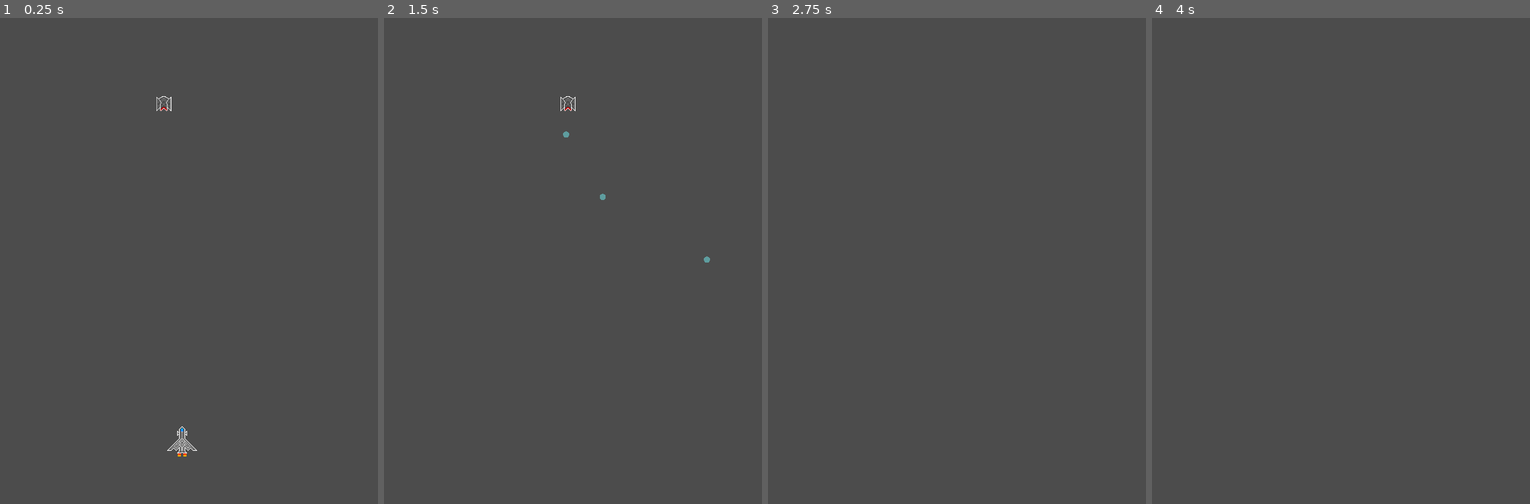
Above: before the commit, frames 1-4 (left to right).
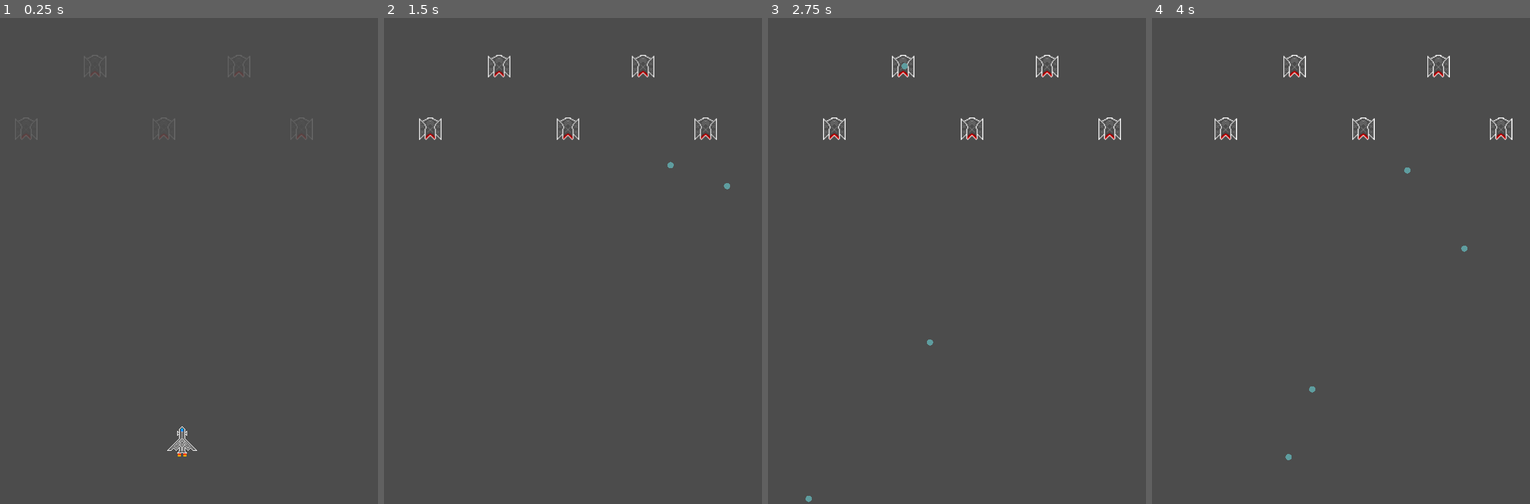
Above: after the commit, the same moments.

Repository: CAABAG/Pixel-Invaders
Game: Godot game, scene res://res/scenes/Main.tscn
Same seed, same stepped clock (60 frames per second), same inputs: the game is played once before the commit and once after it. The project has no main scene, so this scene is started directly.
Inputs (mouse positions are in pixels of both pictures, inside the frame that each line leads up to):
- Up to frame 1 (0.25 s): no input
- Up to frame 2 (1.5 s): move the mouse to (652, 226) at 0.52 s; hold Right (ui_right) 0.53-1.28 s; hold Ctrl 0.53-1.28 s; click (652, 226) at 0.67 s; tap Space at 0.77 s; move the mouse to (486, 280) at 1.27 s; hold Left (ui_left) from 1.28 s (still down); tap Ctrl at 1.35 s
- Up to frame 3 (2.75 s): tap Space at 1.52 s; tap Enter at 2 s; move the mouse to (991, 144) at 2.02 s; release Left (ui_left) at 2.03 s; hold Right (ui_right) from 2.03 s (still down); hold Ctrl from 2.03 s (still down)
- Up to frame 4 (4 s): move the mouse to (1314, 353) at 2.77 s; release Ctrl at 2.78 s; tap Ctrl at 2.85 s; click (1314, 353) at 2.92 s; tap Space at 3.02, 3.77 s; move the mouse to (1454, 329) at 3.52 s; release Right (ui_right) at 3.53 s; hold Left (ui_left) from 3.53 s (still down); hold Ctrl from 3.53 s (still down)

The runs differ from the first frame. In frame 1, 0.2% of the frame differs, in the area x 3-83%, y 7-26%; in frame 2, 0.7%, in the area x 9-92%, y 7-51%; in frame 3, 0.7%; in frame 4, 0.7%.

Commit message:
Add levels (#22)
* Add two levels and their handling

* Adjust enemies' scale and position initialisation

* Adjust Player's shooting interval

Diff:
--- a/res/scenes/Enemy.tscn
+++ b/res/scenes/Enemy.tscn
@@ -15,6 +15,7 @@
 extents = Vector2( 12.0372, 12.023 )
 
 [node name="Enemy" type="Area2D"]
+scale = Vector2( 1.5, 1.5 )
 gravity = 0.0
 script = ExtResource( 3 )
 __meta__ = {
--- /dev/null
+++ b/res/scenes/LevelOne.gd
@@ -0,0 +1,24 @@
+extends Node2D
+
+var is_loading = true
+
+func _ready():
+	modulate.a = 0
+	for enemy in get_children():
+		enemy.is_vulnurable = false
+
+func _process(_delta):
+	if is_loading:
+		modulate.a += 0.01
+		if modulate.a > 1:
+			modulate.a = 1
+			is_loading = false
+			for enemy in get_children():
+				enemy.is_vulnurable = true
+	var active = false
+	for enemy in get_children():
+		if enemy:
+			active = true
+	if not active:
+		get_tree().get_root().get_node("Main").swap_levels()
+		queue_free()
--- /dev/null
+++ b/res/scenes/LevelOne.tscn
@@ -0,0 +1,32 @@
+[gd_scene load_steps=3 format=2]
+
+[ext_resource path="res://res/scenes/Enemy.tscn" type="PackedScene" id=1]
+[ext_resource path="res://res/scenes/LevelOne.gd" type="Script" id=2]
+
+[node name="LevelOne" type="Node2D"]
+script = ExtResource( 2 )
+
+[node name="Enemy" parent="." groups=[
+"aliens",
+] instance=ExtResource( 1 )]
+position = Vector2( 210, 100 )
+
+[node name="Enemy2" parent="." groups=[
+"aliens",
+] instance=ExtResource( 1 )]
+position = Vector2( 320, 200 )
+
+[node name="Enemy3" parent="." groups=[
+"aliens",
+] instance=ExtResource( 1 )]
+position = Vector2( 440, 100 )
+
+[node name="Enemy4" parent="." groups=[
+"aliens",
+] instance=ExtResource( 1 )]
+position = Vector2( 100, 200 )
+
+[node name="Enemy5" parent="." groups=[
+"aliens",
+] instance=ExtResource( 1 )]
+position = Vector2( 540, 200 )
--- /dev/null
+++ b/res/scenes/LevelTwo.gd
@@ -0,0 +1,24 @@
+extends Node2D
+
+var is_loading = true
+
+func _ready():
+	modulate.a = 0
+	for enemy in get_children():
+		enemy.is_vulnurable = false
+
+func _process(_delta):
+	if is_loading:
+		modulate.a += 0.01
+		if modulate.a > 1:
+			modulate.a = 1
+			is_loading = false
+			for enemy in get_children():
+				enemy.is_vulnurable = true
+	var active = false
+	for enemy in get_children():
+		if enemy:
+			active = true
+	if not active:
+		get_tree().get_root().get_node("Main").swap_levels()
+		queue_free()
--- /dev/null
+++ b/res/scenes/LevelTwo.tscn
@@ -0,0 +1,32 @@
+[gd_scene load_steps=3 format=2]
+
+[ext_resource path="res://res/scenes/Enemy.tscn" type="PackedScene" id=1]
+[ext_resource path="res://res/scenes/LevelTwo.gd" type="Script" id=2]
+
+[node name="LevelTwo" type="Node2D"]
+script = ExtResource( 2 )
+
+[node name="Enemy" parent="." groups=[
+"aliens",
+] instance=ExtResource( 1 )]
+position = Vector2( 210, 200 )
+
+[node name="Enemy2" parent="." groups=[
+"aliens",
+] instance=ExtResource( 1 )]
+position = Vector2( 440, 200 )
+
+[node name="Enemy3" parent="." groups=[
+"aliens",
+] instance=ExtResource( 1 )]
+position = Vector2( 100, 100 )
+
+[node name="Enemy4" parent="." groups=[
+"aliens",
+] instance=ExtResource( 1 )]
+position = Vector2( 320, 100 )
+
+[node name="Enemy5" parent="." groups=[
+"aliens",
+] instance=ExtResource( 1 )]
+position = Vector2( 540, 100 )
--- a/res/scenes/Main.tscn
+++ b/res/scenes/Main.tscn
@@ -1,14 +1,12 @@
-[gd_scene load_steps=4 format=2]
+[gd_scene load_steps=3 format=2]
 
 [ext_resource path="res://res/scenes/Player.tscn" type="PackedScene" id=1]
-[ext_resource path="res://res/scenes/Enemy.tscn" type="PackedScene" id=2]
 [ext_resource path="res://src/Main.gd" type="Script" id=3]
 
 [node name="Main" type="Node2D" groups=[
 "aliens",
 ]]
 script = ExtResource( 3 )
-Enemy = ExtResource( 2 )
 
 [node name="Player" parent="." groups=[
 "player",
--- a/src/Enemy.gd
+++ b/src/Enemy.gd
@@ -12,12 +12,11 @@
 var shot_timer = Timer.new()
 var min_x_pos
 var max_x_pos
+var is_vulnurable = true
 
 func _ready():
-	var screen_size = get_viewport_rect().size
-	min_x_pos = screen_size.x/2 - swing_range
-	max_x_pos = screen_size.x/2 + swing_range
-	position.x = (min_x_pos + max_x_pos)/2
+	min_x_pos = position.x - swing_range
+	max_x_pos = position.x + swing_range
 	add_child(shot_timer)
 	shot_timer.connect("timeout", self, "_shoot")
 	randomize()
@@ -60,4 +59,5 @@
 	$AnimatedSprite.animation = "default"
 
 func hit():
-	queue_free()
+	if is_vulnurable:
+		queue_free()
--- a/src/Main.gd
+++ b/src/Main.gd
@@ -1,13 +1,23 @@
 extends Node2D
 
-export (PackedScene) var Enemy
-
 var score = 0
-var screen_size
+var level_one = preload("res://res/scenes/LevelOne.tscn")
+var level_two = preload("res://res/scenes/LevelTwo.tscn")
+var current_scene
 
 func _ready():
-	screen_size = get_viewport_rect().size
-	var alien = Enemy.instance()
-	alien.position.y = screen_size.y/5
-	add_child(alien)
-	alien.add_to_group("aliens")
+	add_child(level_one.instance())
+	current_scene = "level_one"
+
+func _process(_delta):
+	for child in get_children():
+		if not is_instance_valid(child):
+			remove_child(child)
+
+func swap_levels():
+	if current_scene == "level_one":
+		add_child(level_two.instance())
+		current_scene = "level_two"
+	else:
+		add_child(level_one.instance())
+		current_scene = "level_one"
--- a/src/Player.gd
+++ b/src/Player.gd
@@ -5,7 +5,7 @@
 var shot_timestamp = 0
 var half_height
 export (PackedScene) var Bullet
-export var shooting_interval = 200
+export var shooting_interval = 600
 
 func _ready():
 	half_height = get_node("AnimatedSprite").get_sprite_frames().get_frame($AnimatedSprite.animation,0).get_size().y/2
